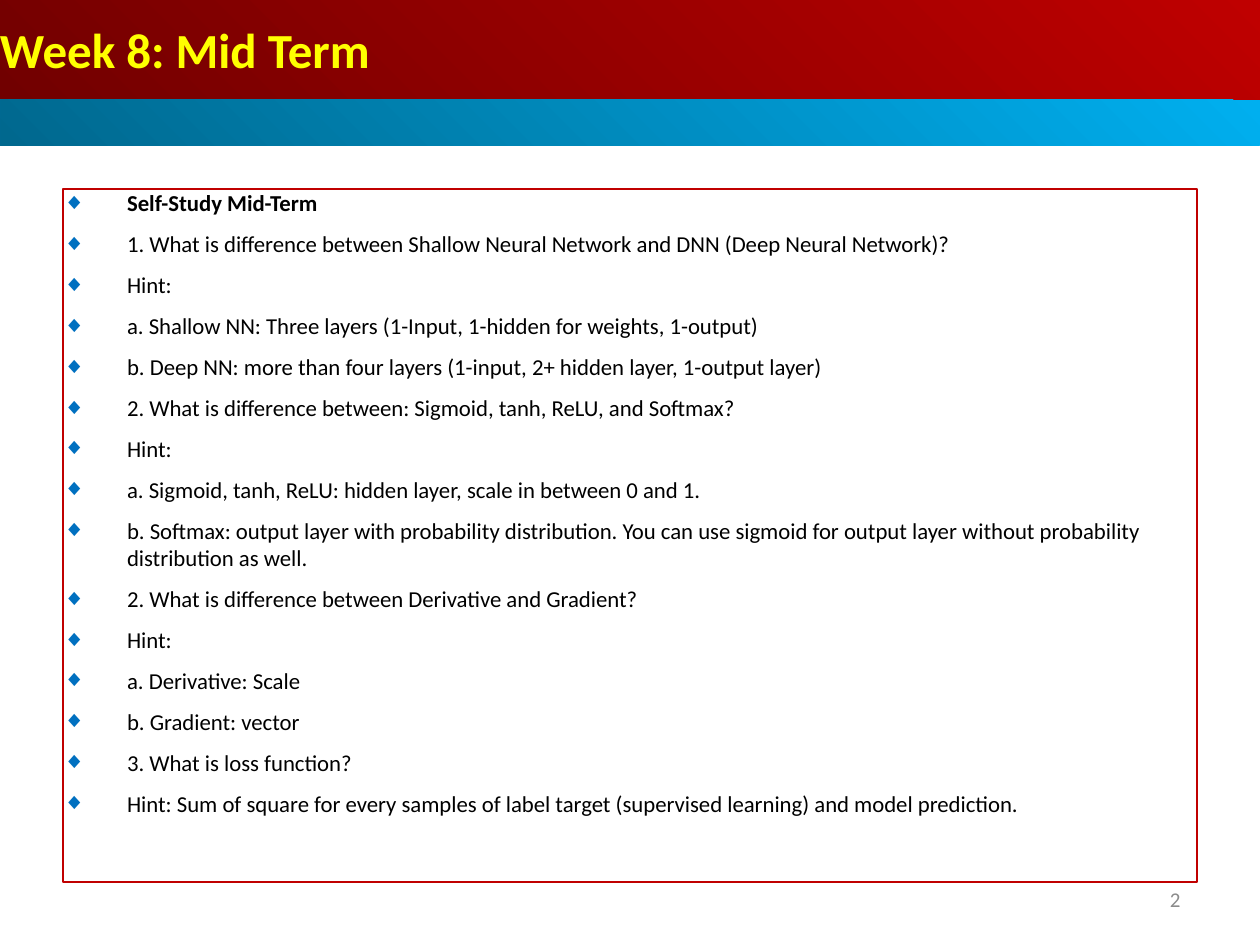
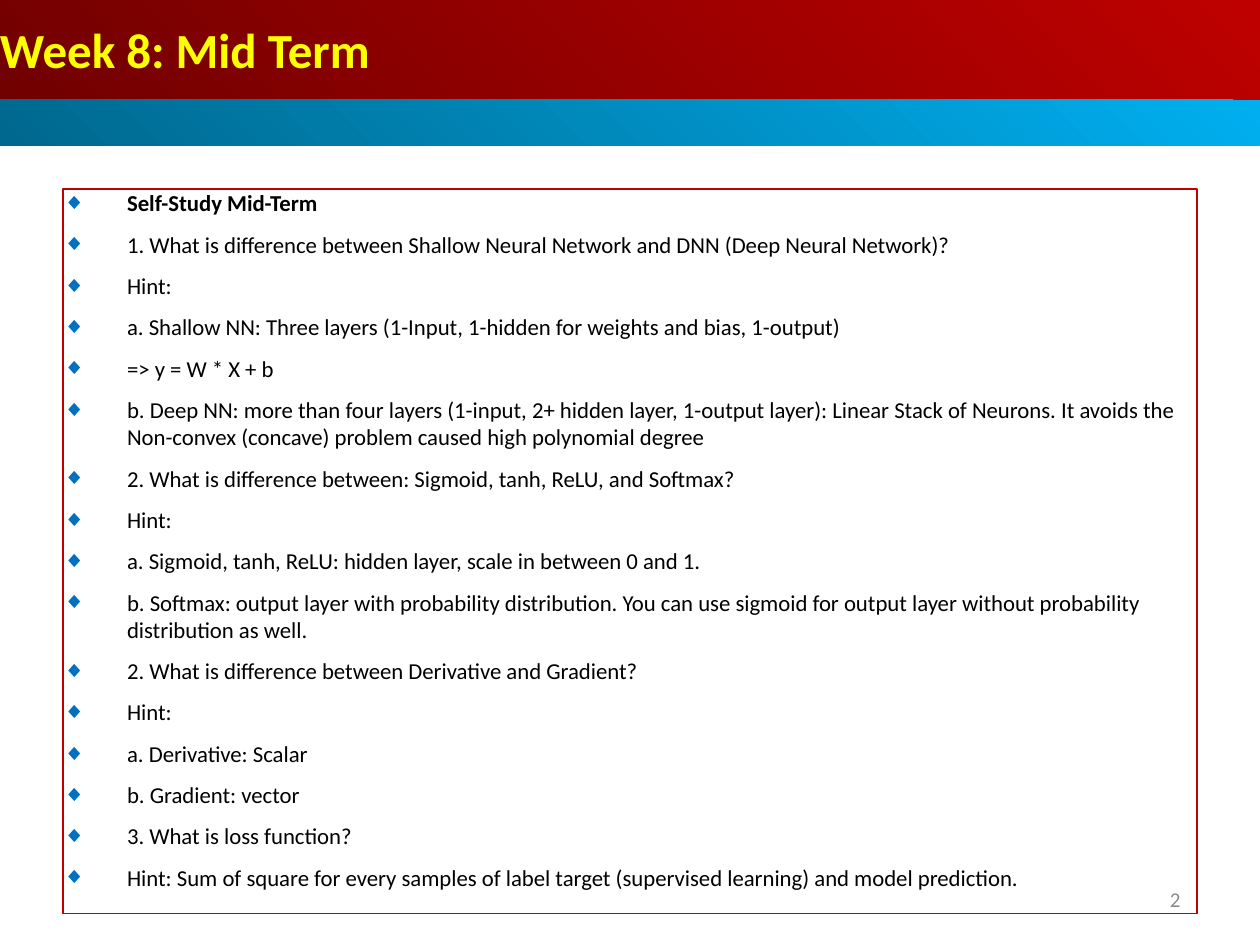
Before and after one commit to peterhchen/AIU_CS512_DL, a slide deck: slide 2 of 000_Lecture_Project/week08/01_Lecture/18.00_Mid_Term_QA.ppt. Drawn at 1260x945 pixels with LibreOffice and Linux fonts; fonts in the diff are those of the drawing. Boxes give left, top, right and bottom in pixels: in the first picture for what was removed or moved away, otherwise in the second. Text is boxed around its words. In the diff, an @@ line names an element or a change of style, - is before the commit and + after.

```diff
--- a/000_Lecture_Project/week08/01_Lecture/18.00_Mid_Term_QA.ppt
+++ b/000_Lecture_Project/week08/01_Lecture/18.00_Mid_Term_QA.ppt
@@ rectangle "Self-Study Mid-Term": place and size @@
-rectangle "Self-Study Mid-Term" at bbox=[63, 189, 1197, 882]
+rectangle "Self-Study Mid-Term" at bbox=[63, 189, 1197, 914]
@@ text in rectangle at bbox=[127, 318, 1174, 449]: text changed @@
-◆ a. Shallow NN: Three layers (1-Input, 1-hidden for weights, 1-output)
-◆ b. Deep NN: more than four layers (1-input, 2+ hidden layer, 1-output layer)
+◆ a. Shallow NN: Three layers (1-Input, 1-hidden for weights and bias, 1-output)
+◆ => y = W * X + b
+◆ b. Deep NN: more than four layers (1-input, 2+ hidden layer, 1-output layer): Linear Stack of Neurons. It avoids the Non-convex (concave) problem caused high polynomial degree
@@ text in rectangle at bbox=[127, 746, 308, 762]: text changed @@
-◆ a. Derivative: Scale
+◆ a. Derivative: Scalar
```
Also in this commit, not shown: 2 other slides changed, 1 other file.
